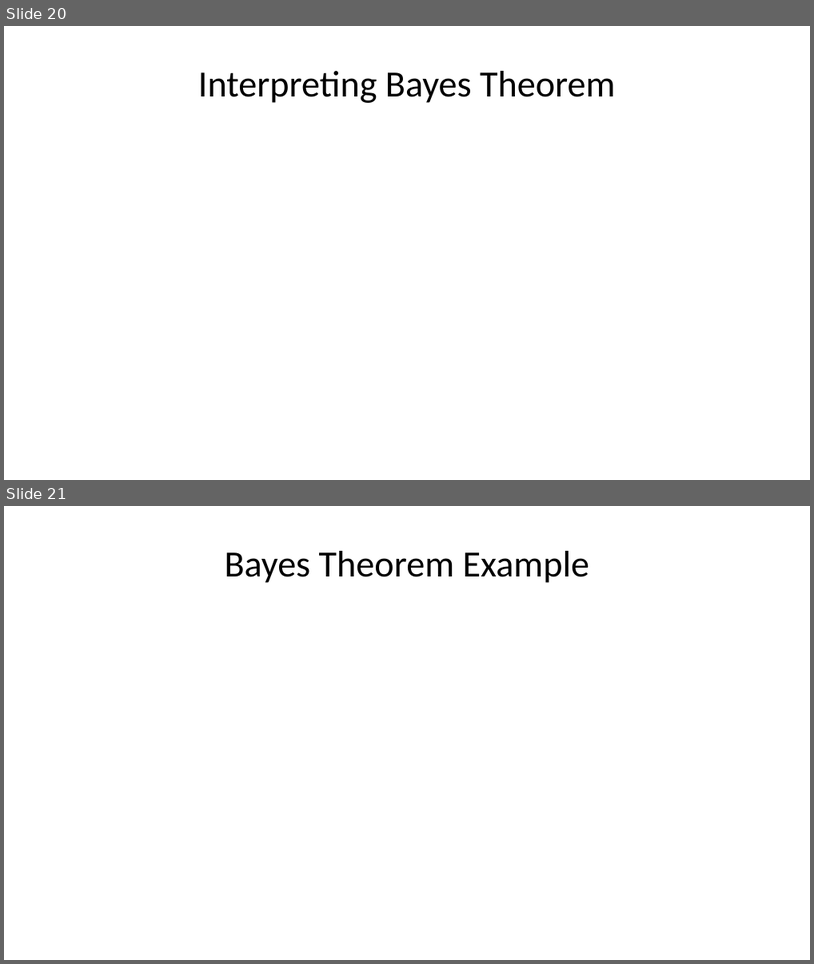
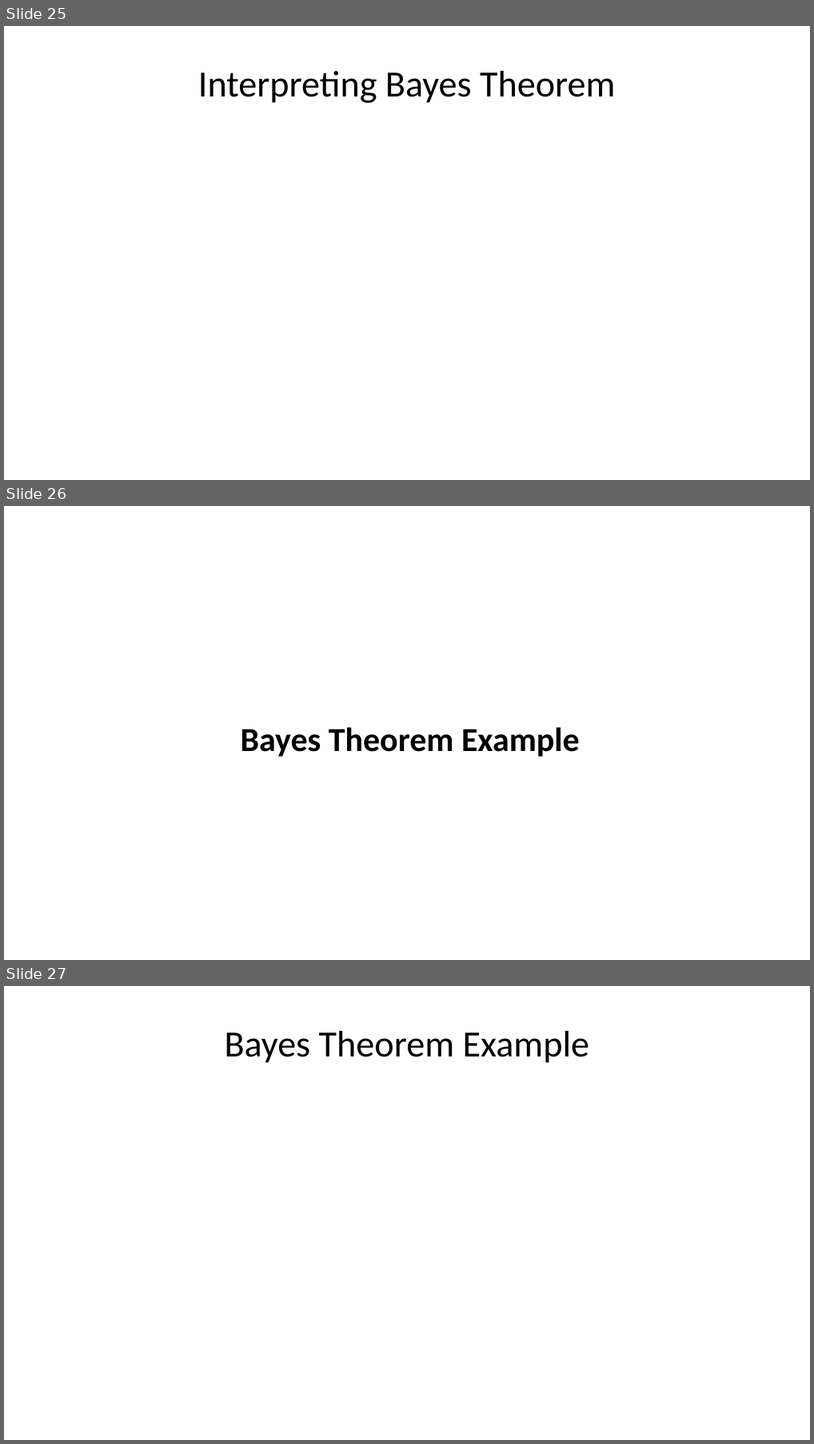
Before and after one commit to StephenElston/CSCI-E-83, a slide deck: LectureSlides/03b_WhenOneThingDependsOnAother.pptx. Shown one above the other, each under a label of ours: slides 20 and 21 before the commit, slides 25, 26 and 27 after it. The pictures are 814x964 and 814x1444 pixels, drawn with LibreOffice and Linux fonts; fonts in the diff are those of the drawing; grey boxes stand for pictures. Boxes give left, top, right and bottom in pixels: in the first picture for what was removed or moved away, otherwise in the second. Text is boxed around its words. In the diff, an @@ line names an element or a change of style, - is before the commit and + after.

```diff
--- a/LectureSlides/03b_WhenOneThingDependsOnAother.pptx
+++ b/LectureSlides/03b_WhenOneThingDependsOnAother.pptx
@@ slide 26 added at <box>4,506,810,960</box>, background #FFFFFF @@
@@ title added at <box>241,727,580,756</box>, 30 pt, text #000000, bold @@
+Bayes Theorem Example
@@ what was slide 20 is now slide 25 @@
@@ what was slide 21 is now slide 27 @@
```
Also in this commit, not shown: 1 slide changed, 7 other slides added, 1 other file.
